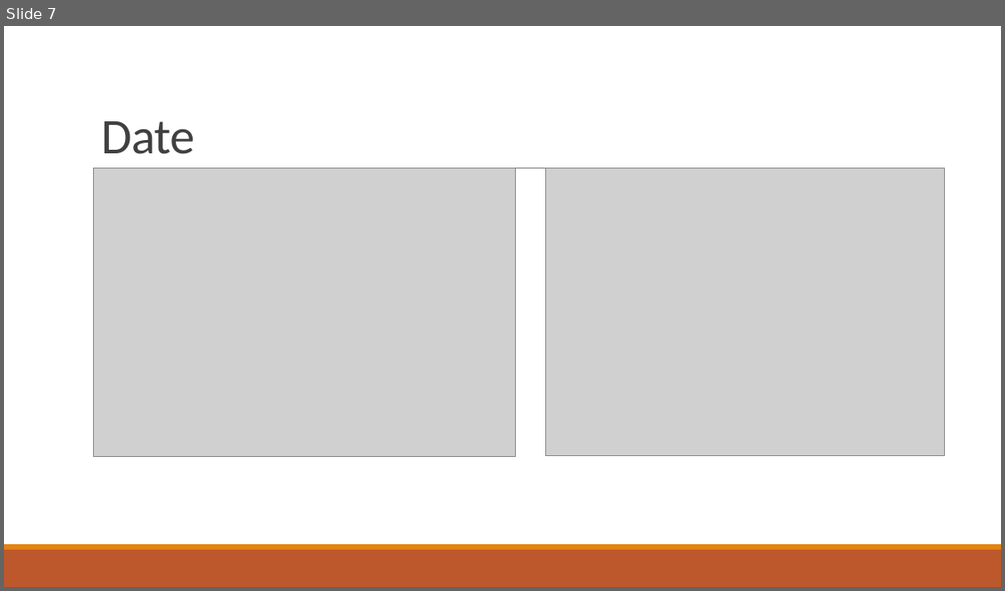
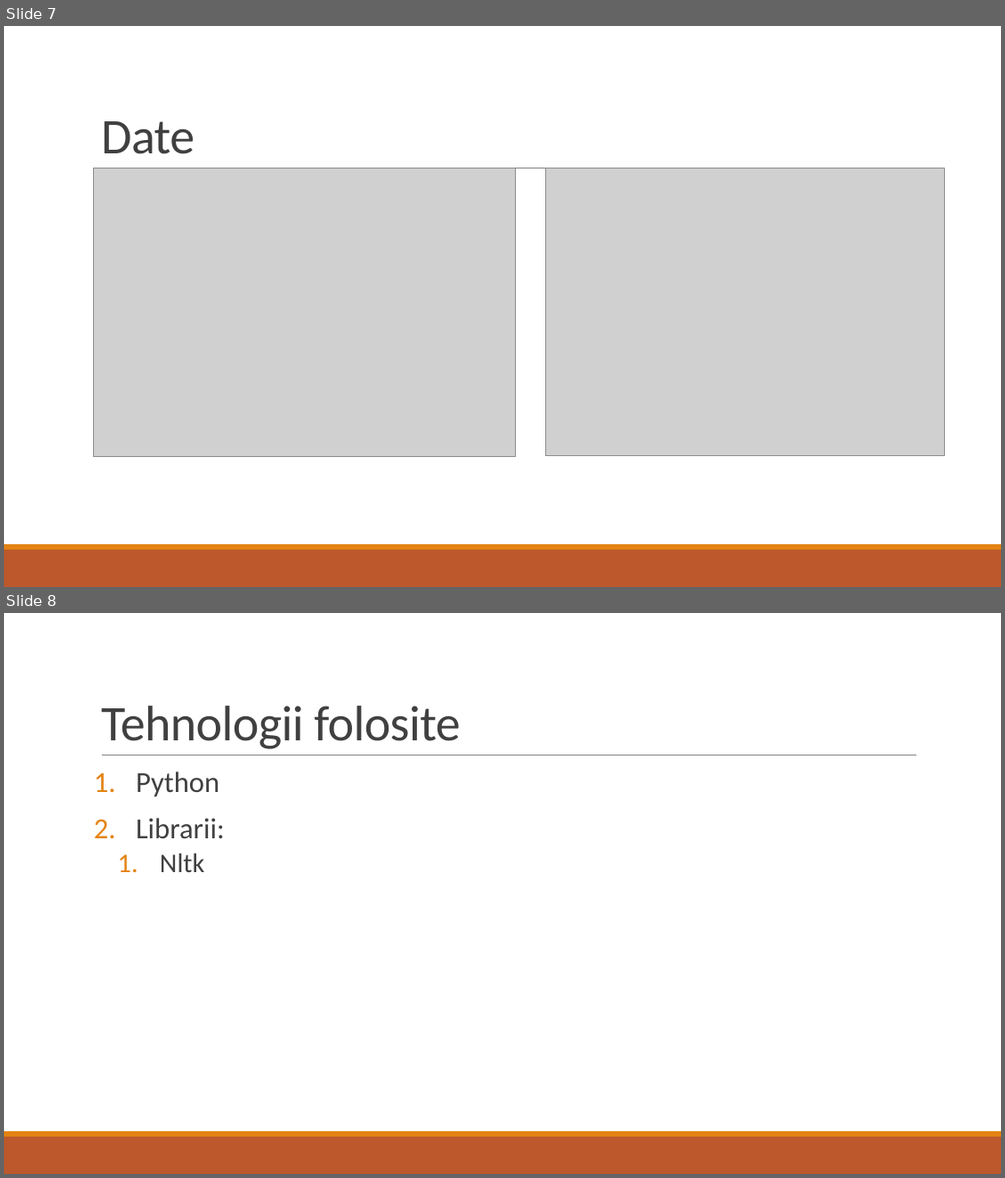
Before and after one commit to stefanilie/PyPlagDetect, a slide deck: Presentation.pptx. Shown one above the other, each under a label of ours: slide 7 before the commit, slides 7 and 8 after it. The pictures are 1005x591 and 1005x1178 pixels, drawn with LibreOffice and Linux fonts; fonts in the diff are those of the drawing; grey boxes stand for pictures. Boxes give left, top, right and bottom in pixels: in the first picture for what was removed or moved away, otherwise in the second. Text is boxed around its words. In the diff, an @@ line names an element or a change of style, - is before the commit and + after.

Commit message:
little add

```diff
--- a/Presentation.pptx
+++ b/Presentation.pptx
@@ slide 8 added at (x1=4, y1=613, x2=1001, y2=1174), background #FFFFFF; not listed: 3 template elements that a slide beside it also shows @@
@@ title added at (x1=101, y1=706, x2=460, y2=749), 48 pt, text #404040 @@
+Tehnologii folosite
@@ text added at (x1=136, y1=771, x2=225, y2=872), 28 pt, text #404040 @@
+1. Python
+2. Librarii:
+  1. Nltk
```
Also in this commit, not shown: 1 other slide added.
